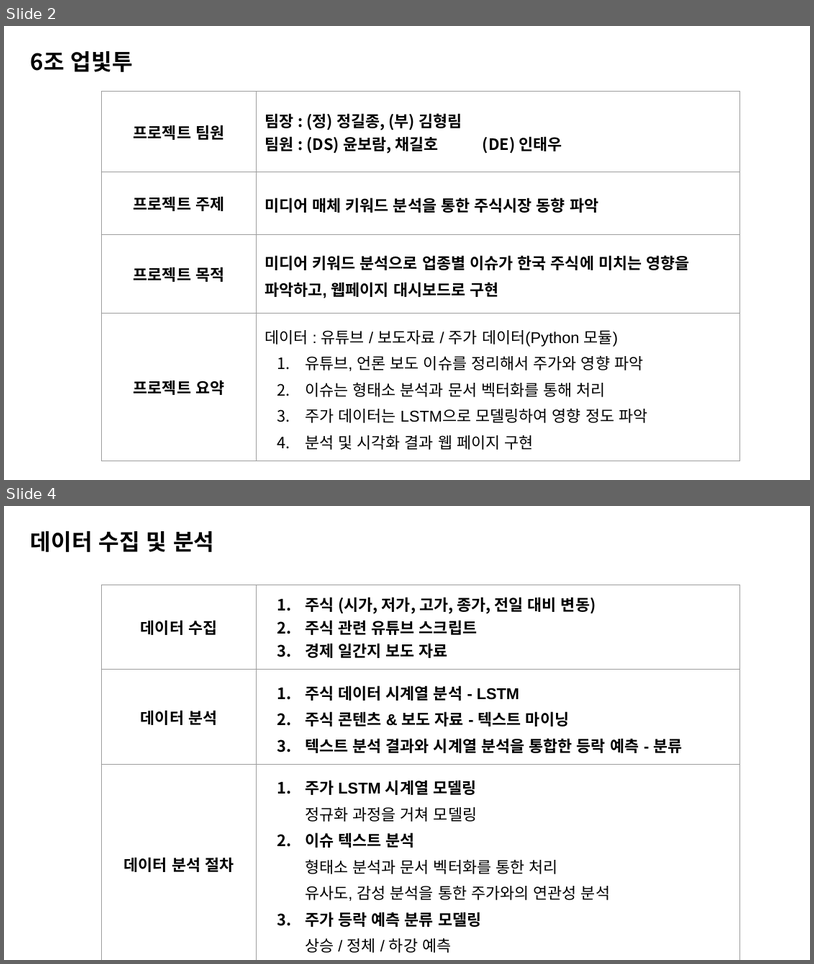
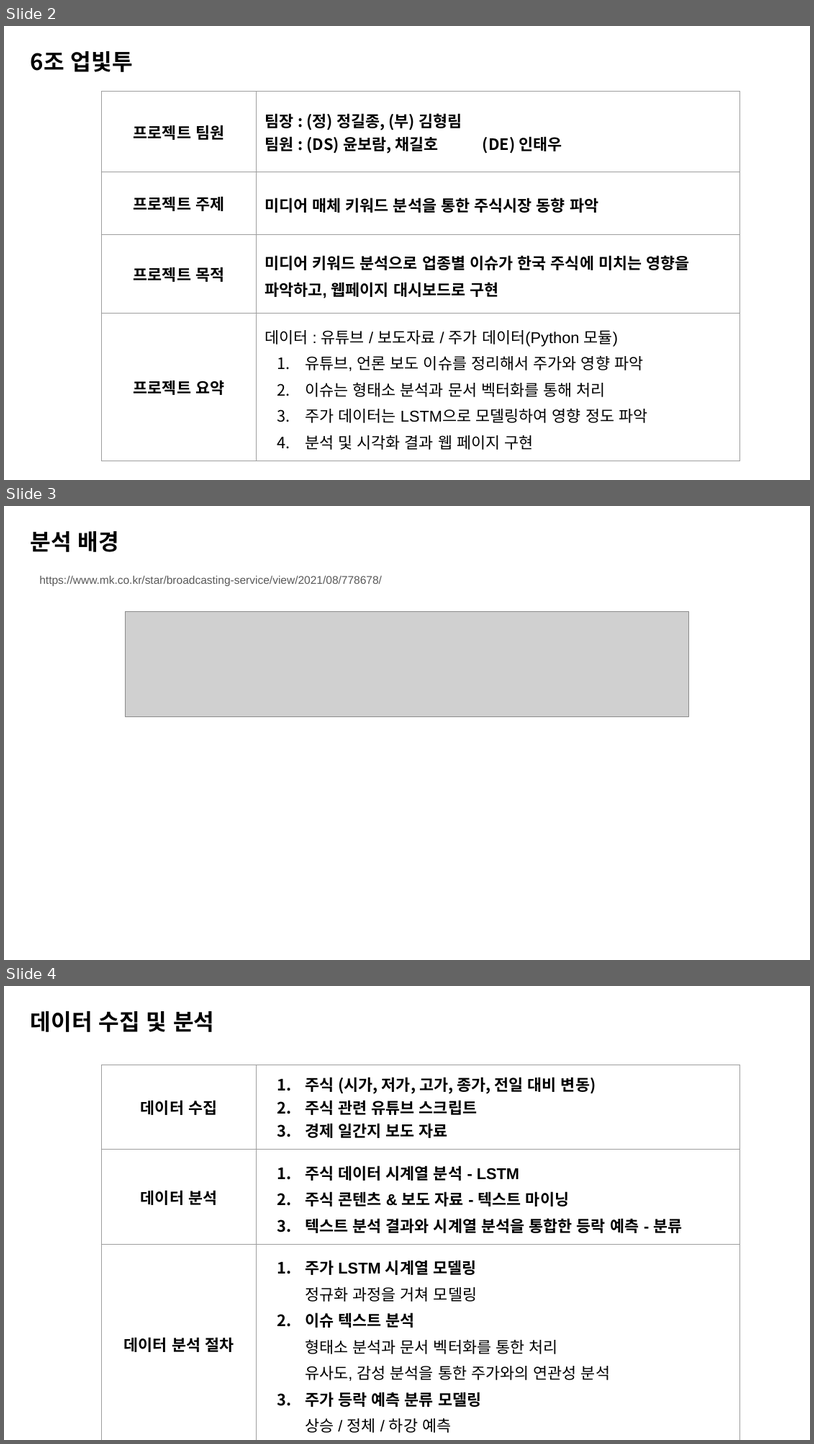
Before and after one commit to chaerui7967/stock_predict_news_and_youtube, a slide deck: (KD1)기획안.pptx. Shown one above the other, each under a label of ours: slides 2 and 4 before the commit, slides 2, 3 and 4 after it; the slides between them are not shown. The pictures are 814x964 and 814x1444 pixels, drawn with LibreOffice and Linux fonts; fonts in the diff are those of the drawing; grey boxes stand for pictures. Boxes give left, top, right and bottom in pixels: in the first picture for what was removed or moved away, otherwise in the second. Text is boxed around its words. In the diff, an @@ line names an element or a change of style, - is before the commit and + after.

```diff
--- a/(KD1)기획안.pptx
+++ b/(KD1)기획안.pptx
@@ slide 3 added at (4, 506, 810, 960), background #FFFFFF @@
@@ text added at (31, 531, 119, 552), 20 pt, text #000000, bold @@
+분석 배경
@@ text added at (39, 575, 382, 586), 10 pt, text #595959 @@
+https://www.mk.co.kr/star/broadcasting-service/view/2021/08/778678/
@@ picture added at (126, 612, 689, 716) @@
```
Also in this commit, not shown: 1 slide changed, 1 slide removed, 4 other files.
